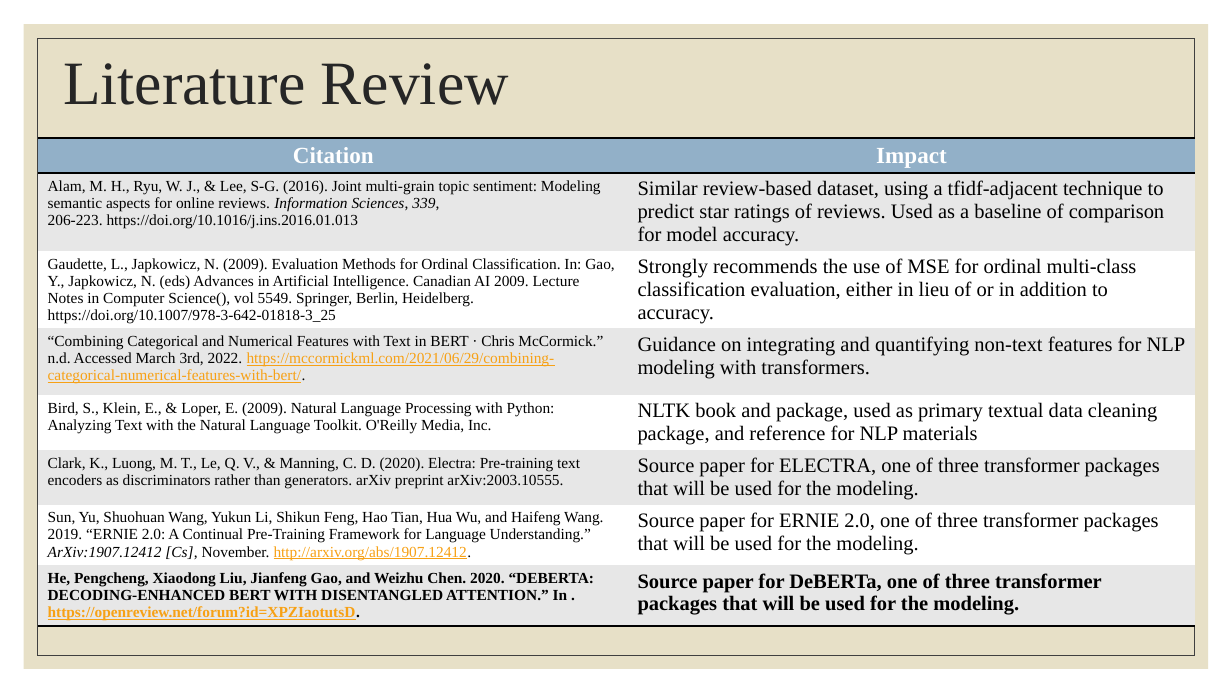
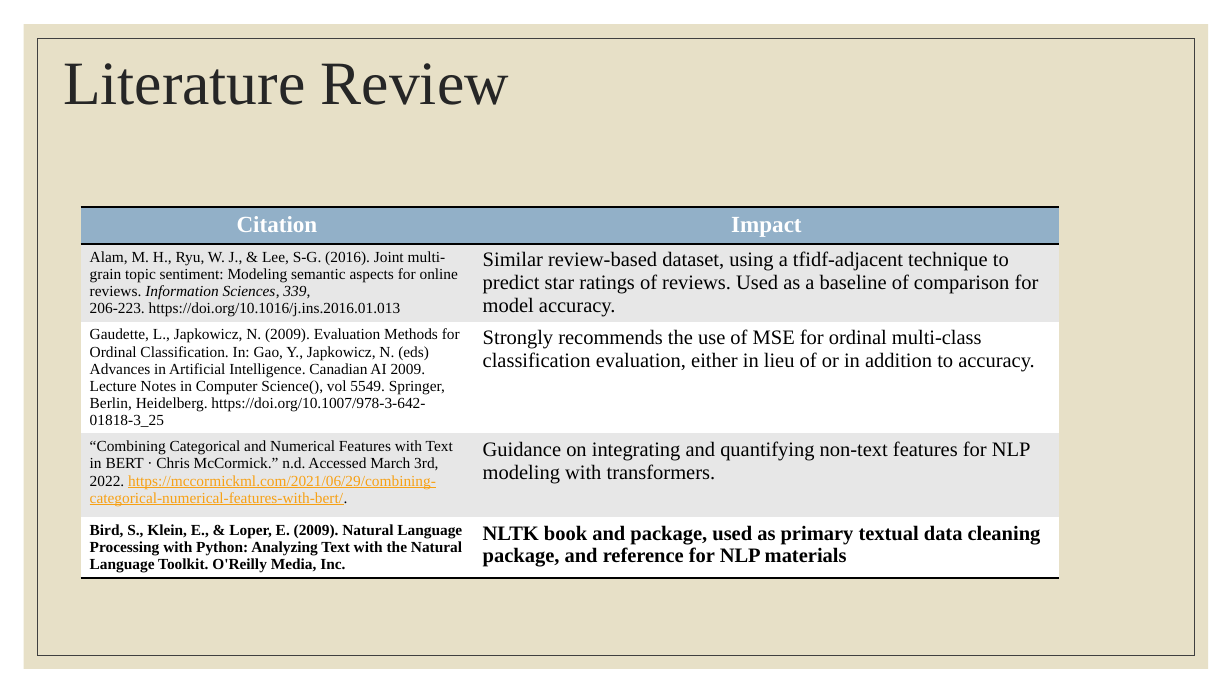
Before and after one commit to m-mcdougall/Capstone-DATS6501, a slide deck: slide 5 of Capstone Presentation.pptx. Drawn at 1232x693 pixels with LibreOffice and Linux fonts; fonts in the diff are those of the drawing. Boxes give left, top, right and bottom in pixels: in the first picture for what was removed or moved away, otherwise in the second. Text is boxed around its words. In the diff, an @@ line names an element or a change of style, - is before the commit and + after.

```diff
--- a/Capstone Presentation.pptx
+++ b/Capstone Presentation.pptx
@@ table at box(80, 207, 1059, 578) @@
-row 6: Clark, K., Luong, M. T., Le, Q. V., & Manning, C. D. (2020). Electra: Pre-training text encoders as discriminators rather than generators. arXiv preprint arXiv:2003.10555. | Source paper for ELECTRA, one of three transformer packages that will be used for the modeling.
-row 7: Sun, Yu, Shuohuan Wang, Yukun Li, Shikun Feng, Hao Tian, Hua Wu, and Haifeng Wang. 2019. “ERNIE 2.0: A Continual Pre-Training Framework for Language Understanding.” ArXiv:1907.12412 [Cs], November. http://arxiv.org/abs/1907.12412. | Source paper for ERNIE 2.0, one of three transformer packages that will be used for the modeling.
-row 8: He, Pengcheng, Xiaodong Liu, Jianfeng Gao, and Weizhu Chen. 2020. “DEBERTA: DECODING-ENHANCED BERT WITH DISENTANGLED ATTENTION.” In . https://openreview.net/forum?id=XPZIaotutsD. | Source paper for DeBERTa, one of three transformer packages that will be used for the modeling.
@@ table: place and size @@
-table at box(39, 139, 1195, 655)
+table at box(80, 207, 1059, 578)
```
Also in this commit, not shown: 4 other slides changed, 2 slides removed, 4 other files.
